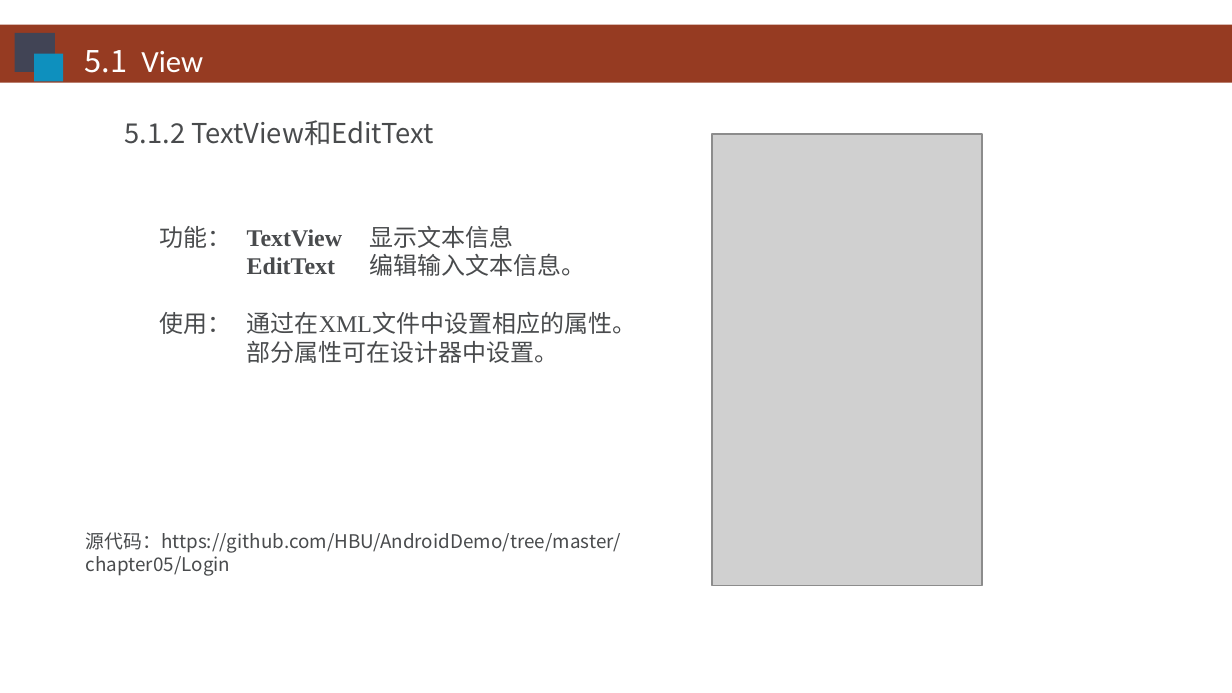
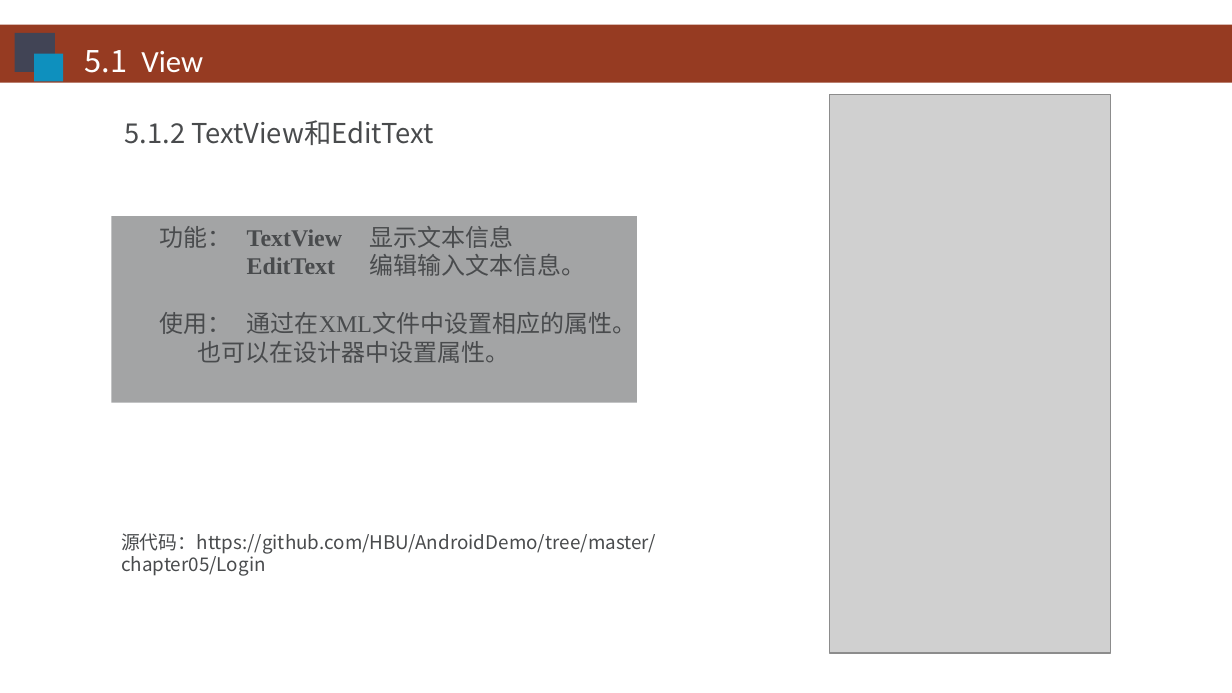
Before and after one commit to HBU/Android-PPT, a slide deck: slide 5 of 05.0 -- 用户界面 -- 第05章.pptx (slide 4 before the commit). Drawn at 1232x693 pixels with LibreOffice and Linux fonts; fonts in the diff are those of the drawing; grey boxes stand for pictures; background and template pictures are left out. Boxes give left, top, right and bottom in pixels: in the first picture for what was removed or moved away, otherwise in the second. Text is boxed around its words. In the diff, an @@ line names an element or a change of style, - is before the commit and + after.

```diff
--- a/05.0 -- 用户界面 -- 第05章.pptx
+++ b/05.0 -- 用户界面 -- 第05章.pptx
@@ picture added at bbox=[829, 95, 1110, 654] @@
@@ picture removed at bbox=[712, 134, 982, 586] @@
@@ rectangle "功能： TextView 显示文本信息": place and size @@
-rectangle "功能： TextView 显示文本信息" at bbox=[159, 225, 636, 363]
+rectangle "功能： TextView 显示文本信息" at bbox=[111, 216, 637, 402]
@@ rectangle "功能： TextView 显示文本信息" at bbox=[111, 216, 637, 402]: fill none to #494B4D at 50% opacity @@
@@ text in rectangle at bbox=[197, 341, 509, 363]: text changed @@
-部分属性可在设计器中设置。
+也可以在设计器中设置属性。
@@ text "源代码：https://github.com/HBU/AndroidDemo/tree/master/chapter05 ...": place and size @@
-text "源代码：https://github.com/HBU/AndroidDemo/tree/master/chapter05 ..." at bbox=[86, 532, 621, 576]
+text "源代码：https://github.com/HBU/AndroidDemo/tree/master/chapter05 ..." at bbox=[121, 533, 656, 576]
```
Also in this commit, not shown: 43 other slides changed, 1 slide added, 4 slides removed.
